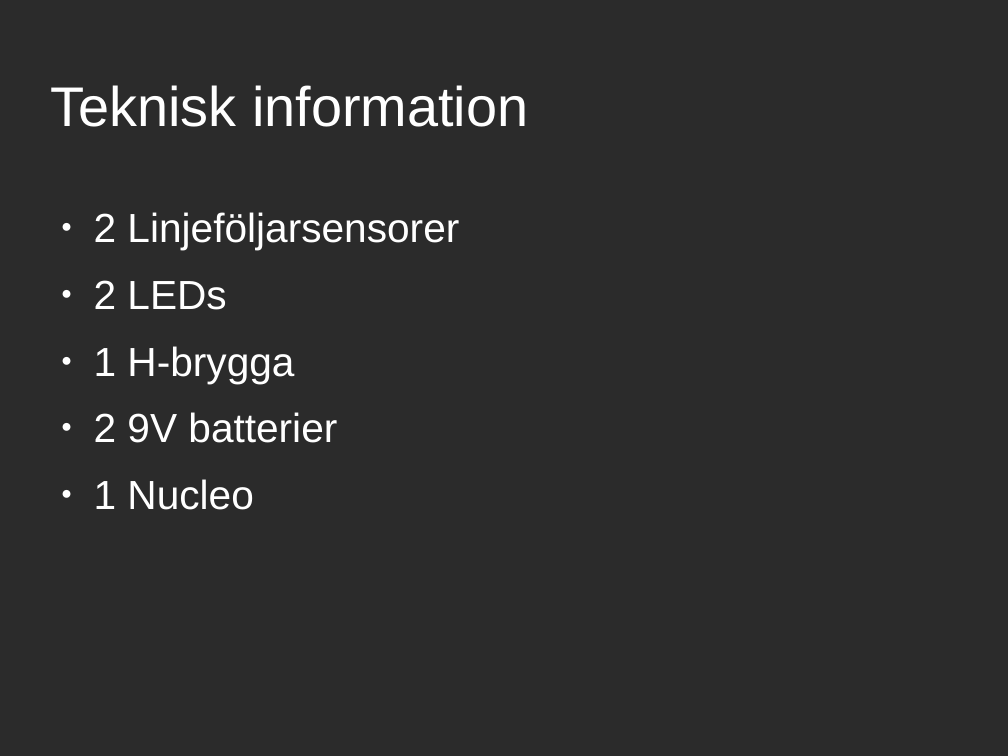
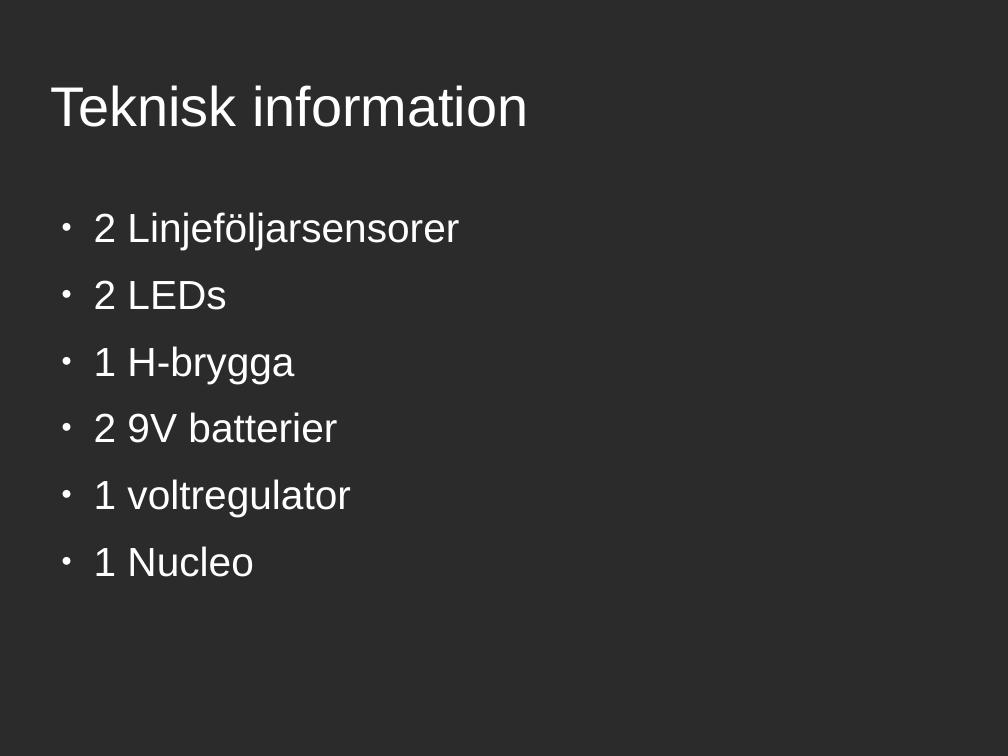
Before and after one commit to jreinhed/line-follower, a slide deck: slide 3 of NucleoCar.odp. Drawn at 1008x756 pixels with LibreOffice and Linux fonts; fonts in the diff are those of the drawing; background and template pictures are left out; a plain dark background stands for a picture behind light text. Boxes give left, top, right and bottom in pixels: in the first picture for what was removed or moved away, otherwise in the second. Text is boxed around its words. In the diff, an @@ line names an element or a change of style, - is before the commit and + after.

```diff
--- a/NucleoCar.odp
+++ b/NucleoCar.odp
@@ text at (94, 479, 351, 517): paragraph added @@
+● 1 voltregulator
```
Also in this commit, not shown: 1 slide added.
